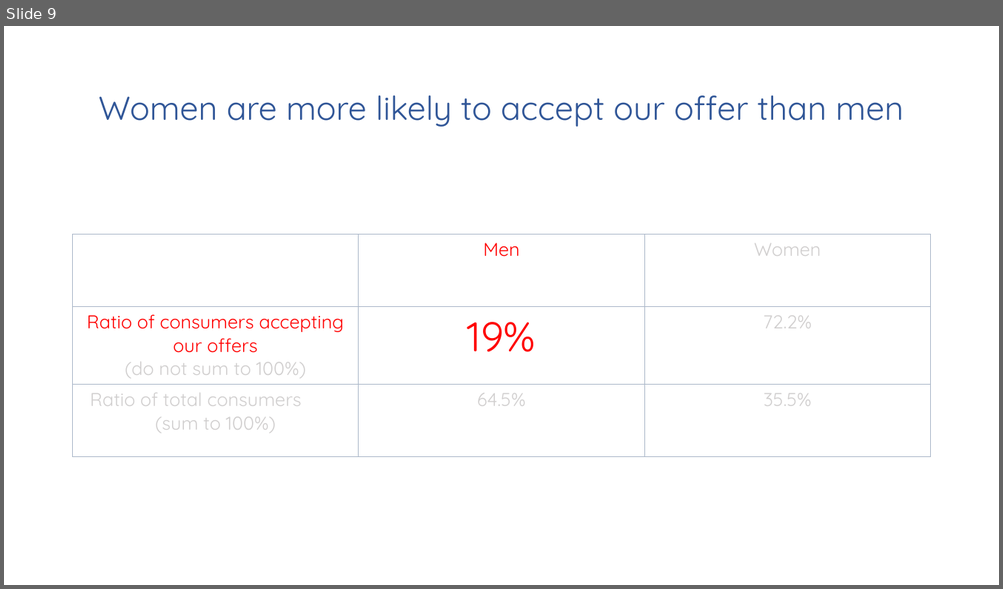
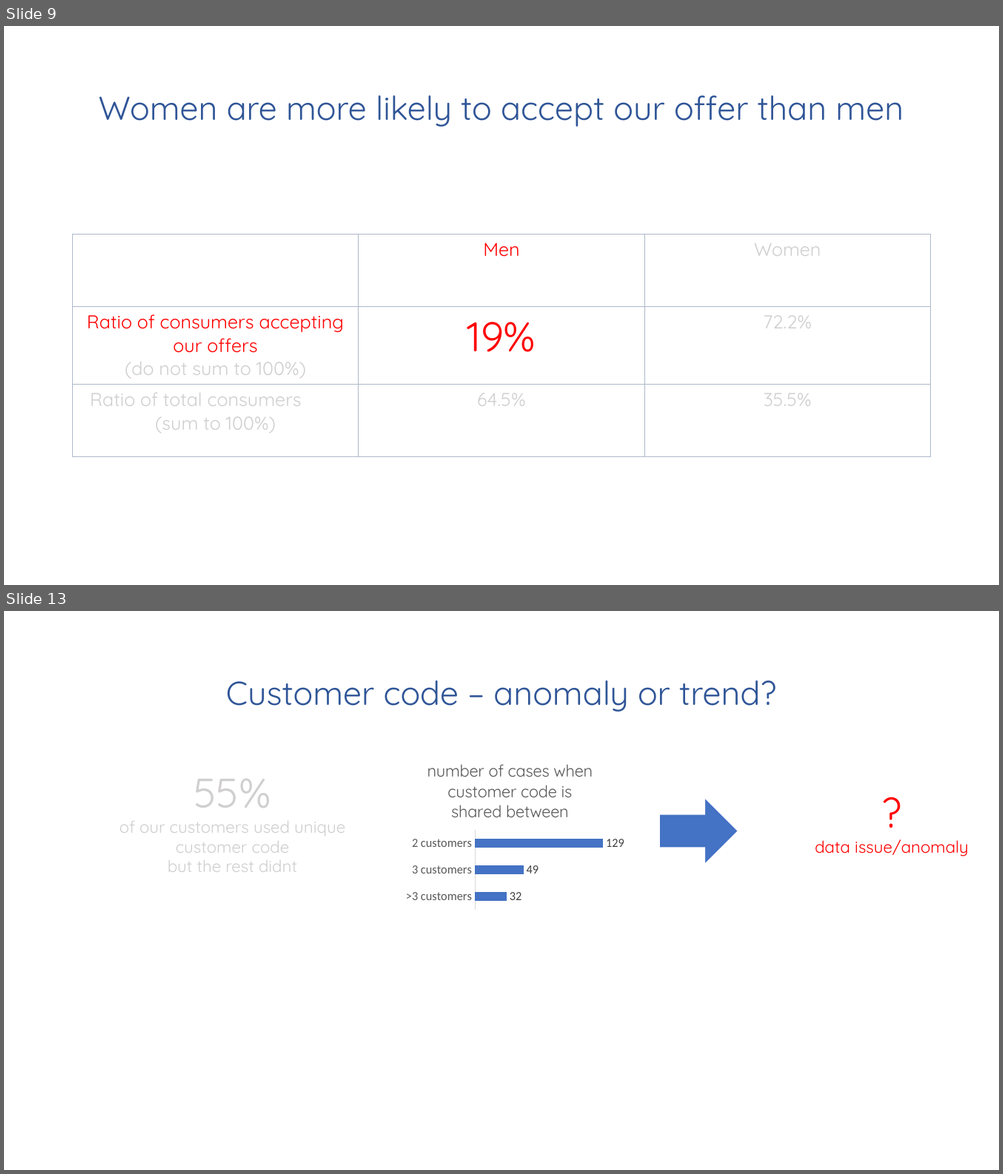
Before and after one commit to mjasieczko/new_offer_success_predictor, a slide deck: presentations/business/pnos_business_ppt.pptx. Shown one above the other, each under a label of ours: slide 9 before the commit, slides 9 and 13 after it; the slides between them are not shown. The pictures are 1003x589 and 1003x1174 pixels, drawn with LibreOffice and Linux fonts; fonts in the diff are those of the drawing. Boxes give left, top, right and bottom in pixels: in the first picture for what was removed or moved away, otherwise in the second. Text is boxed around its words. In the diff, an @@ line names an element or a change of style, - is before the commit and + after.

```diff
--- a/presentations/business/pnos_business_ppt.pptx
+++ b/presentations/business/pnos_business_ppt.pptx
@@ slide 13 added at [4,611,999,1170], background #FFFFFF @@
@@ title added at [226,681,776,712], 32 pt, text #2F5597 @@
+Customer code – anomaly or trend?
@@ bar chart added at [401,749,625,914] @@
+title "number of cases when customer code is shared between "
+categories: >3 customers, 3 customers, 2 customers
+Series 1: 32, 49, 129
@@ text added at [119,779,345,872], 16 pt, text #D0CECE @@
+55%
+of our customers used unique
+customer code
+but the rest didnt
@@ right arrow added at [659,797,738,864], fill #4472C4, outline #FFFFFF 1 pt @@
@@ text added at [814,840,967,857], 16 pt, text #FF0000 @@
+?
+data issue/anomaly
```
Also in this commit, not shown: 1 slide changed, 5 other slides added, 1 other file.
